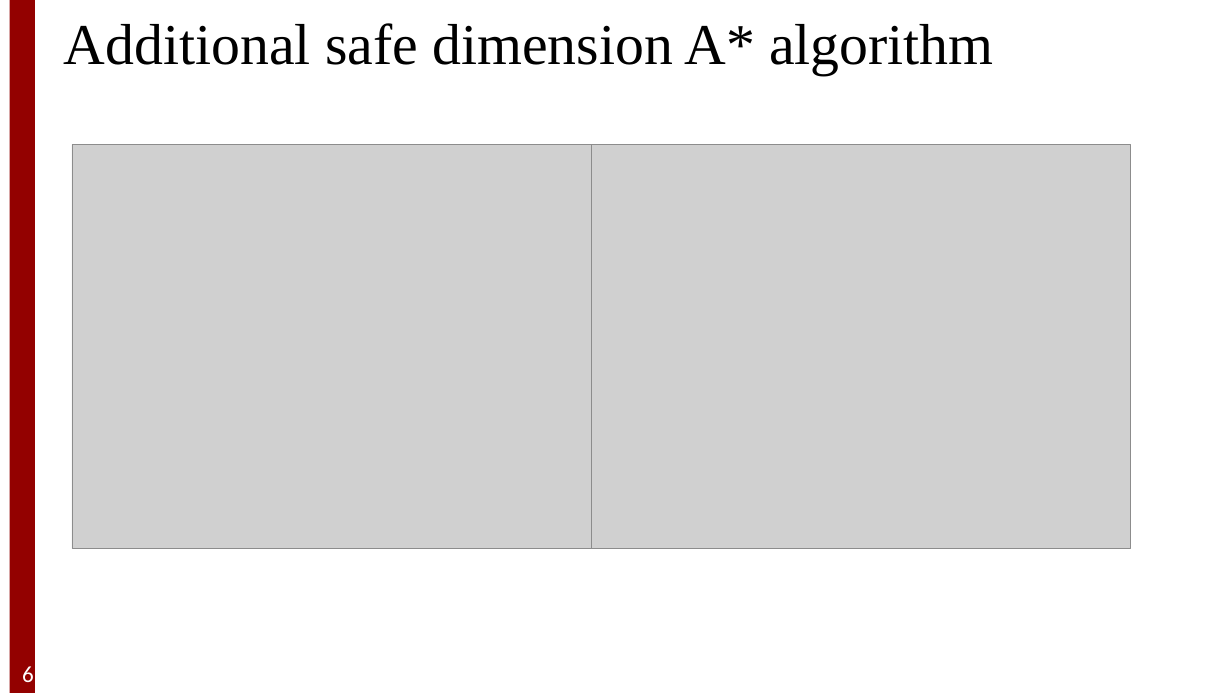
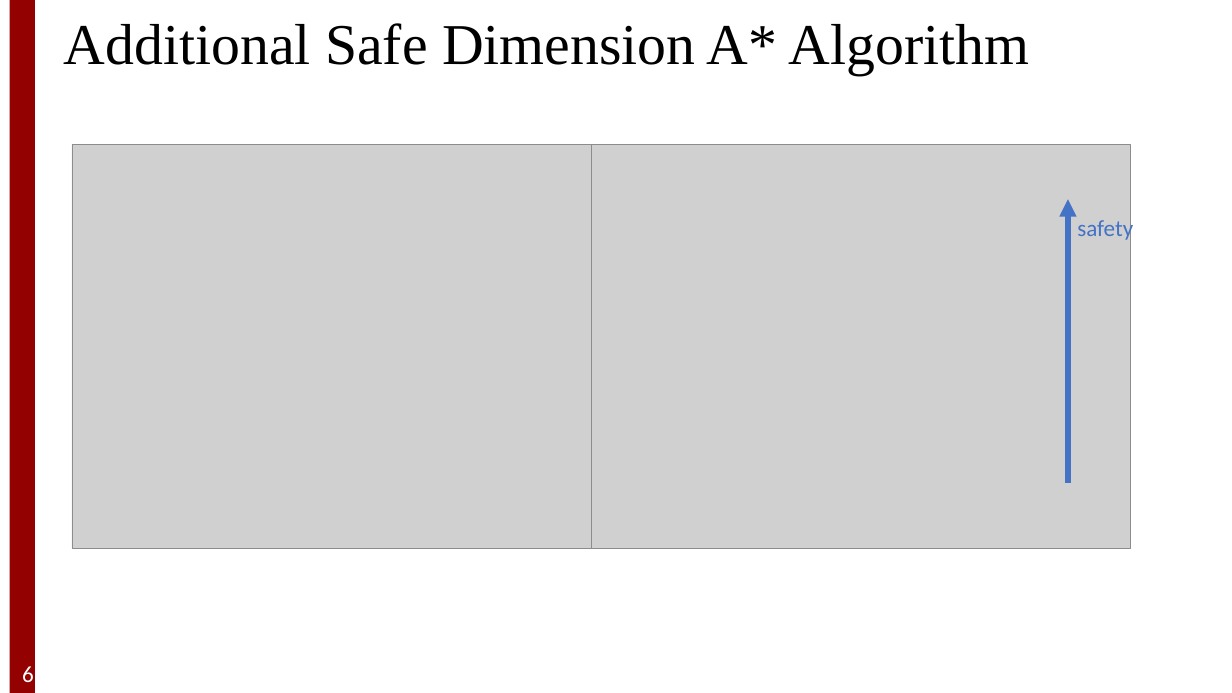
Before and after one commit to Xiaoshan-jun/riskmap, a slide deck: slide 6 of presentation_scitech2024.pptx. Drawn at 1232x693 pixels with LibreOffice and Linux fonts; fonts in the diff are those of the drawing; grey boxes stand for pictures; background and template pictures are left out. Boxes give left, top, right and bottom in pixels: in the first picture for what was removed or moved away, otherwise in the second. Text is boxed around its words. In the diff, an @@ line names an element or a change of style, - is before the commit and + after.

```diff
--- a/presentation_scitech2024.pptx
+++ b/presentation_scitech2024.pptx
@@ text at [64,23,1029,76]: text changed @@
-Additional safe dimension A* algorithm
+Additional Safe Dimension A* Algorithm
@@ arrow added from (1068, 483) to (1068, 200), #4472C4 4.5 pt @@
@@ text added at [1077,216,1133,242], 18 pt, text #4472C4 @@
+safety
```
Also in this commit, not shown: 8 other slides changed, 2 slides added.
